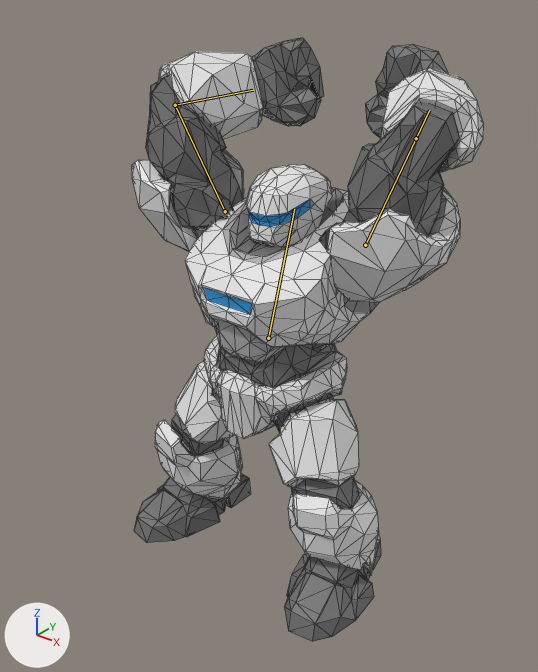
What one commit did to the FBX model Assets/Models/brute.fbx.
One viewpoint serves both versions: a camera (50 mm lens) standing at (1.97, -2.46, 1.73) and looking at (-0.01, 0.01, 0.2). Arrows for +X, +Y and +Z are at lower left; the lights stay in place. Both versions are drawn at frame 9 of the action 'Armature.001|Attack'; the numbers are the values there. The bones that change are drawn over the model as lines. Mesh edges are drawn as thin lines.
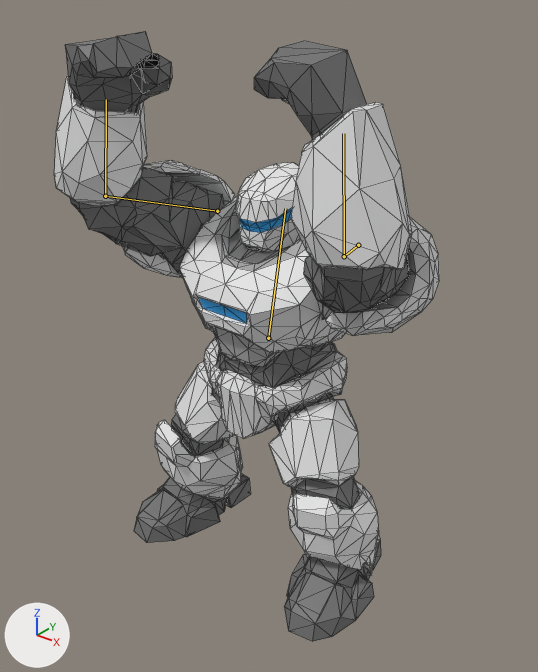
What the commit changed:
Bone 'Bone.001' (bone_bone_001) turns from (-18, 0, 0) to (-11, 0, 0) degrees about its own x, y and z.
Bone 'Bone.004.L' (bone_bone_004_l) turns from (-50, -15, 171) to (-28, -31, 108) degrees about its own x, y and z.
Bone 'Bone.005.L' (bone_bone_005_l) turns from (26, -9, 54) to (18, -3, 35) degrees about its own x, y and z.
Bone 'Bone.004.R' (bone_bone_004_r) turns from (-50, 15, -171) to (-28, 31, -108) degrees about its own x, y and z.
Bone 'Bone.005.R' (bone_bone_005_r) turns from (26, 9, -54) to (18, 3, -35) degrees about its own x, y and z.

Where the change shows, as pixel boxes (x1, y1, x2, y2) in the pictures (538 x 672 px):
'Plane.017', posed (16% wider, 61% taller)
    before: (380, 68, 484, 172)
    after: (291, 102, 412, 270)
'Plane.002', posed
    before: (185, 188, 379, 362)
    after: (179, 195, 345, 367)
'Plane.015', posed
    before: (146, 75, 243, 230)
    after: (70, 167, 226, 274)
'Plane.005', posed (11% narrower, 47% taller)
    before: (158, 51, 263, 139)
    after: (54, 76, 147, 206)
'Plane.024', posed
    before: (319, 102, 460, 249)
    after: (304, 255, 409, 320)
'Plane.004', posed (14% narrower)
    before: (327, 186, 460, 302)
    after: (325, 217, 439, 336)
'Plane.009', posed
    before: (252, 38, 324, 126)
    after: (65, 31, 172, 113)
'Plane.020', posed
    before: (365, 44, 448, 137)
    after: (254, 41, 367, 140)
'Plane.003', posed
    before: (246, 164, 333, 247)
    after: (235, 162, 300, 252)
'Plane.016', posed
    before: (132, 150, 244, 252)
    after: (122, 160, 235, 277)
bone 'Bone.001', root to tip
    before: (268, 338) to (294, 209)
    after: (268, 338) to (285, 208)
bone 'Bone.004.L', root to tip
    before: (365, 245) to (416, 138)
    after: (358, 245) to (344, 256)
bone 'Bone.005.L', root to tip
    before: (416, 138) to (429, 110)
    after: (344, 256) to (343, 133)
bone 'Bone.004.R', root to tip
    before: (225, 211) to (175, 105)
    after: (217, 211) to (105, 196)
bone 'Bone.005.R', root to tip
    before: (175, 105) to (253, 90)
    after: (105, 196) to (106, 99)
